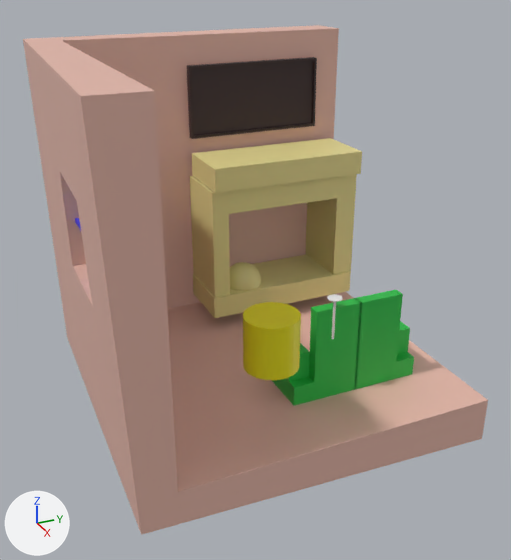
The glTF model model.glb as it was, and as the next commit left it.
Both versions are drawn from a 50 mm camera at (5.39, -2.21, 2.13) aimed at (-0.01, 0.22, -0.57). The axes (+X, +Y, +Z) are drawn at lower left. The lights are the same throughout. Where no turn or scale is listed for an object, it has been applied to the vertices.

In view in the first picture: 'Cube', 'Куб', 'Куб.001', 'Куб.003', 'Куб.004', 'Куб.005', 'Цилиндр', 'Цилиндр.002'.
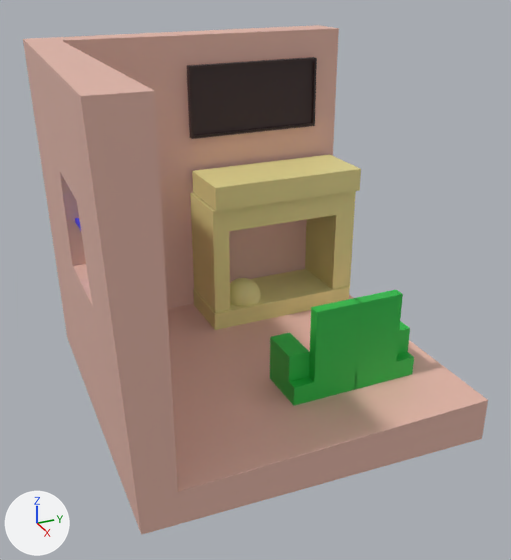
Location of each change, [x1, y1, x2, y2] in pixels of the pictures (511 x 560 px):
'Куб.005', moved: before [190, 174, 357, 297]; after [190, 191, 356, 313]
'Куб.004', moved: before [192, 138, 362, 193]; after [192, 154, 361, 211]
'Куб.003', moved: before [193, 255, 350, 318]; after [193, 269, 350, 330]
'Цилиндр.002', deleted (yellow): before [243, 302, 301, 380]
'Цилиндр', deleted: before [327, 294, 343, 339]

The edits, one by one:
Object 'Куб.003' (ob_куб_003) moves from (-1.082, 0.907, -1.391) to (-1.082, 0.907, -1.575).
Object 'Куб.004' (ob_куб_004) moves from (-1.041, 0.933, -0.026) to (-1.041, 0.933, -0.21).
Object 'Куб.005' (ob_куб_005) moves from (-1.101, 0.923, -0.28) to (-1.101, 0.923, -0.464).
Object 'Цилиндр' (ob_цилиндр) is deleted.
Object 'Цилиндр.002' (ob_цилиндр_002) is deleted.
